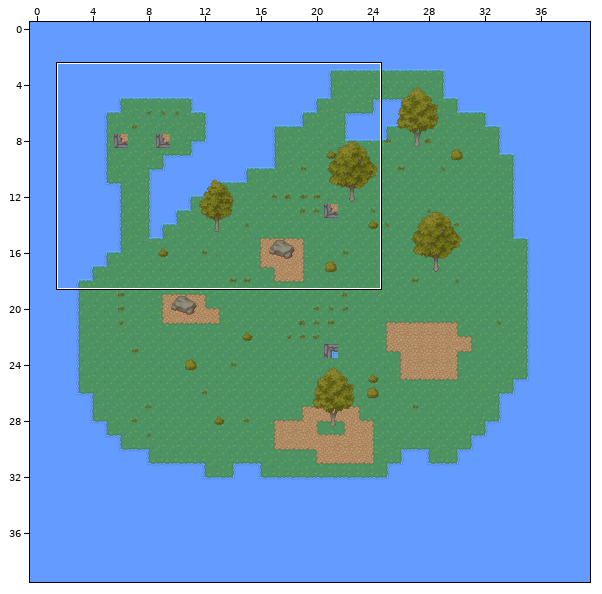
Tiled map -- space_game/res/tiled/tmx/island1.tmx. The first picture is a wide view before the edit; the outline marks the close-up.
Close-up. Before:
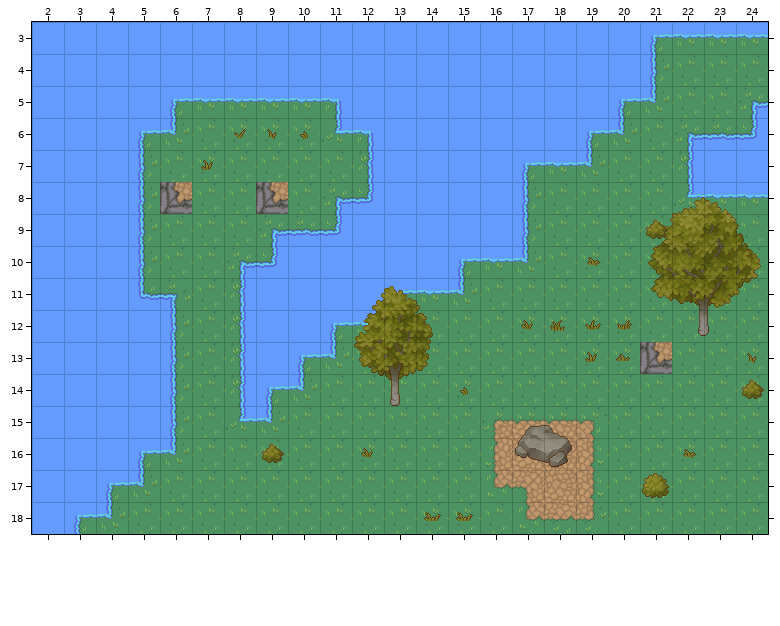
Cells are 32x32 px. Shown: x 2..24, y 3..18.
After:
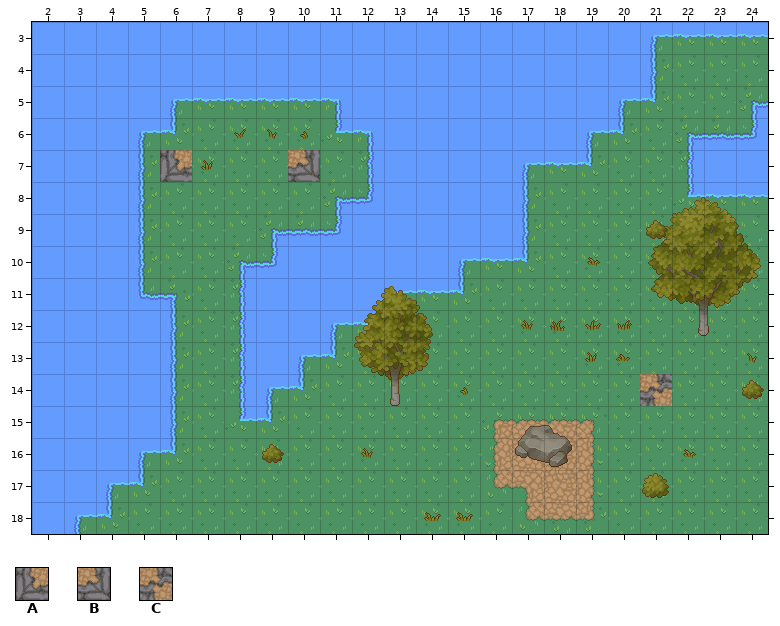
Key: from "RPG Nature Tileset": A 175, B 177, C 178.
_ is an empty cell.
Changes in this commit:
{"where": "layer \"Entities\""}
{"y":7,"x":6,"old":"_","new":"A"}
{"y":7,"x":10,"old":"_","new":"B"}
{"y":8,"x":6,"old":"A","new":"_"}
{"y":8,"x":9,"old":"A","new":"_"}
{"y":13,"x":21,"old":"A","new":"_"}
{"y":14,"x":21,"old":"_","new":"C"}
{"label":"changed","picture_box":[160,150,192,214]}
{"label":"changed","picture_box":[256,150,320,214]}
{"label":"changed","picture_box":[640,342,672,406]}
